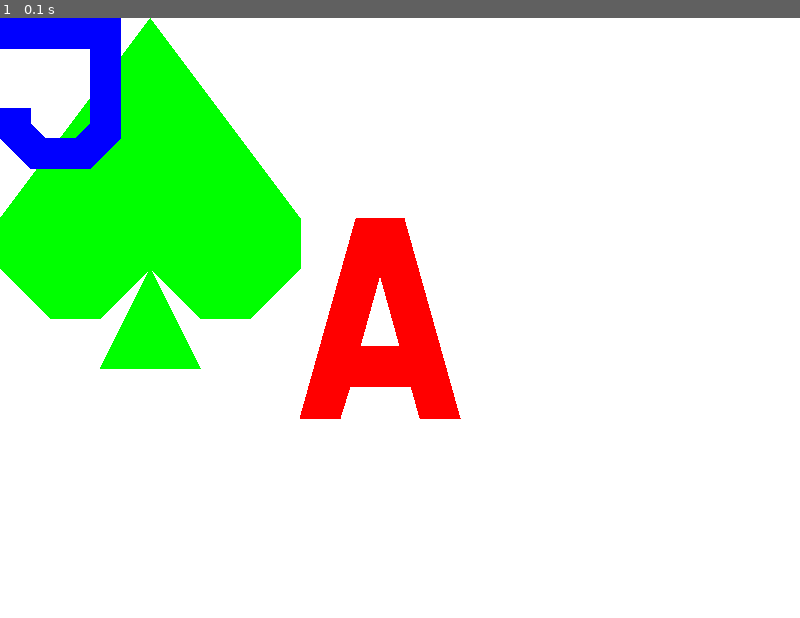
Above: before the commit, frame 1.
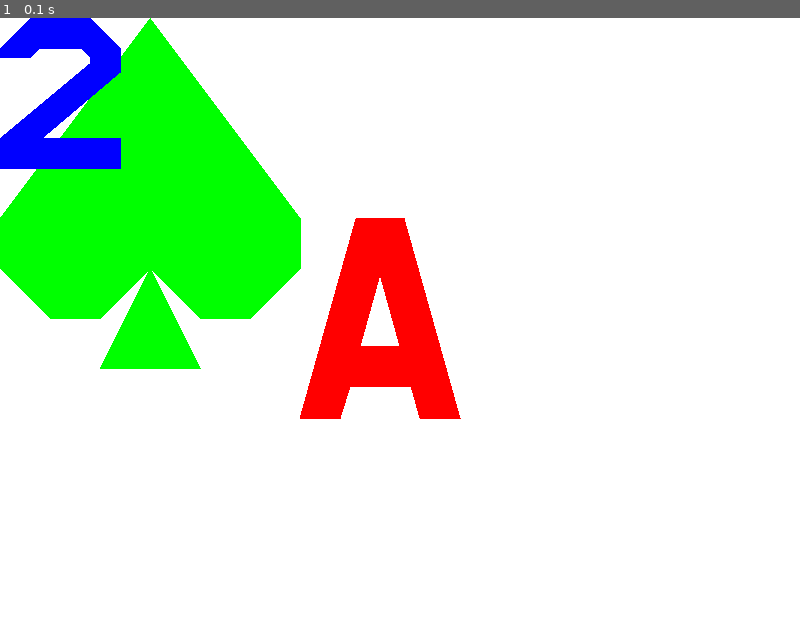
Above: after the commit, the same moment.

Repository: ankhilko/bj_pygame
Game: pygame game, started from main.py
Two runs of this game, one before a commit and one after it. Both use one fixed random seed, a clock stepped at 60 frames per second and the inputs below.
Inputs:
- Up to frame 1 (0.1 s): no input

The runs differ from the first frame. In frame 1, 1.3% of the frame differs, in the area x 0-16%, y 0-26%.

Commit message:
added all digits

Diff:
--- a/main.py
+++ b/main.py
@@ -38,39 +38,55 @@
 card_suits = ['clubs', 'diamonds', 'hearts', 'spades']
 
 suit_shape = {
-    'clubs': (
+    'clubs': ((
         (30, 0), (20, 10), (30, 30), (10, 20), (0, 30), (10, 40), (30, 30),
-        (20, 70), (40, 70), (30, 30), (50, 40), (60, 30), (50, 20), (30, 30), (40, 10)),
-    'diamonds': ((30, 0), (0, 35), (30, 70), (60, 35)),
-    'hearts': ((30, 10), (20, 0), (10, 0), (0, 10), (0, 30), (10, 50),
-               (30, 70), (50, 50), (60, 30), (60, 10), (50, 0), (40, 0)),
-    'spades': ((30, 0), (0, 40), (0, 50), (10, 60), (20, 60), (30, 50),
-               (20, 70), (40, 70), (30, 50), (40, 60), (50, 60), (60, 50), (60, 40))
+        (20, 70), (40, 70), (30, 30), (50, 40), (60, 30), (50, 20), (30, 30), (40, 10))),
+    'diamonds': (((30, 0), (0, 35), (30, 70), (60, 35))),
+    'hearts': (((30, 10), (20, 0), (10, 0), (0, 10), (0, 30), (10, 50),
+               (30, 70), (50, 50), (60, 30), (60, 10), (50, 0), (40, 0))),
+    'spades': (((30, 0), (0, 40), (0, 50), (10, 60), (20, 60), (30, 50),
+               (20, 70), (40, 70), (30, 50), (40, 60), (50, 60), (60, 50), (60, 40)))
 }
 
 rank_shape = {
-    'A': ((14, 0), (0, 50), (10, 50), (12.5, 42), (27.75, 42),
-          (25, 32), (15, 32), (20, 14), (30, 50), (40, 50), (26, 0)),
-    'K': ((0, 0), (0, 50), (10, 50), (10, 30), (15, 25), (28, 50),
-          (40, 50), (23, 17), (40, 0), (27, 0), (10, 17), (10, 0)),
-    'Q': ((0, 10), (0, 40), (10, 50), (40, 50), (20, 30), (10, 30), (20, 40),
+    'A': (((14, 0), (0, 50), (10, 50), (12.5, 42), (27.75, 42),
+          (25, 32), (15, 32), (20, 14), (30, 50), (40, 50), (26, 0))),
+    'K': (((0, 0), (0, 50), (10, 50), (10, 30), (15, 25), (28, 50),
+          (40, 50), (23, 17), (40, 0), (27, 0), (10, 17), (10, 0))),
+    'Q': (((0, 10), (0, 40), (10, 50), (40, 50), (20, 30), (10, 30), (20, 40),
           (15, 40), (10, 35), (10, 15), (15, 10), (25, 10), (30, 15), (30, 35),
-          (27.5, 37.5), (35, 45), (40, 40), (40, 10), (30, 0), (10, 0)),
-    'J': ((0, 0), (0, 10), (30, 10), (30, 35), (25, 40), (15, 40),
+          (27.5, 37.5), (35, 45), (40, 40), (40, 10), (30, 0), (10, 0))),
+    'J': (((0, 0), (0, 10), (30, 10), (30, 35), (25, 40), (15, 40),
           (10, 35), (10, 30), (0, 30), (0, 40), (10, 50), (30, 50),
-          (40, 40), (40, 0)),
-    '10': (),
-    '9': (),
-    '8': (),
-    '7': (),
-    '6': (),
-    '5': (),
-    '4': (),
-    '3': (),
-    '2': (),
+          (40, 40), (40, 0))),
+    '10': (
+        ((0, 10), (0, 17), (6, 17), (6, 50), (14, 50), (14, 0), (6, 0)),
+        ((28, 0), (22, 0), (16, 10), (16, 40), (22, 50), (34, 50), (40, 40), (40, 10),
+         (34, 0), (28, 0), (28, 8), (32, 14), (32, 36), (28, 42), (24, 36), (24, 14), (28, 8))
+           ), # need to make correction on draw method to draw this!!!
+    '9': (((30, 30), (10, 30), (0, 20), (0, 10), (10, 0), (30, 0), (40, 10),
+          (40, 40), (30, 50), (10, 50), (0, 40), (27, 40), (30, 37), (30, 13),
+          (27, 10), (13, 10), (10, 13), (10, 17), (13, 20), (30, 20))),
+    '8': (((20, 0), (10, 0), (2, 8), (2, 18), (6, 22), (0, 28), (0, 40), (10, 50),
+          (30, 50), (40, 40), (40, 28), (34, 22), (38, 18), (38, 8), (30, 0), (20, 0),
+          (20, 8), (27, 8), (30, 11), (30, 15), (27, 18), (20, 18), (20, 28), (27, 28),
+          (30, 31), (30, 37), (27, 40), (13, 40), (10, 37), (10, 31), (13, 28), (20, 28),
+          (20, 18), (13, 18), (10, 15), (10, 11), (13, 8), (20, 8))),
+    '7': (((0, 0), (0, 10), (28, 10), (8, 50), (20, 50), (40, 10), (40, 0),)),
+    '6': (((40, 13), (40, 10), (30, 0), (10, 0), (0, 10), (0, 40), (10, 50), (30, 50), (40, 40),
+          (40, 28), (30, 18), (13, 18), (10, 21), (10, 31), (13, 28), (27, 28), (30, 31), (30, 37),
+          (27, 40), (13, 40), (10, 37), (10, 13), (13, 10), (27, 10), (30, 13),)),
+    '5': (((40, 0), (0, 0), (0, 26), (27, 26), (30, 29), (30, 37), (27, 40), (13, 40),
+          (10, 37), (0, 37), (0, 40), (10, 50), (30, 50), (40, 40), (40, 26), (30, 16),
+          (10, 16), (10, 10), (40, 10), )),
+    '4': (((24, 0), (0, 30), (0, 40), (24, 40), (24, 30), (12, 30), (24, 14),
+          (24, 50), (34, 50), (34, 40), (40, 40), (40, 30), (34, 30), (34, 0), )),
+    '3': (((0, 0), (0, 10), (26, 10), (14, 18), (10, 18), (10, 28), (27, 28), (30, 31),
+          (30, 37), (27, 40), (13, 40), (10, 37), (0, 37), (0, 40), (10, 50), (30, 50),
+          (40, 40), (40, 28), (30, 18), (28, 18), (40, 10), (40, 0),)),
+    '2': (((10, 0), (0, 10), (0, 13), (10, 13), (13, 10), (27, 10), (30, 13), (30, 15),
+          (0, 40), (0, 50), (40, 50), (40, 40), (14, 40), (40, 18), (40, 10), (30, 0), )),
 }
-
-
 
 
 suit_color = {
@@ -99,7 +115,7 @@
 
     pygame.draw.polygon(screen, RED, _place(_resize(rank_shape['A'], 4), (300, 200)))
     pygame.draw.polygon(screen, GREEN, _resize(suit_shape['spades'], 5))
-    pygame.draw.polygon(screen, BLUE, _resize(rank_shape['J'], 3))
+    pygame.draw.polygon(screen, BLUE, _resize(rank_shape['2'], 3))
 
 #    for i in range(len(new_deck)):
 #        card_draw(new_deck[i], random.randint(0, W_SIZE[0]), random.randint(0, W_SIZE[1]))
